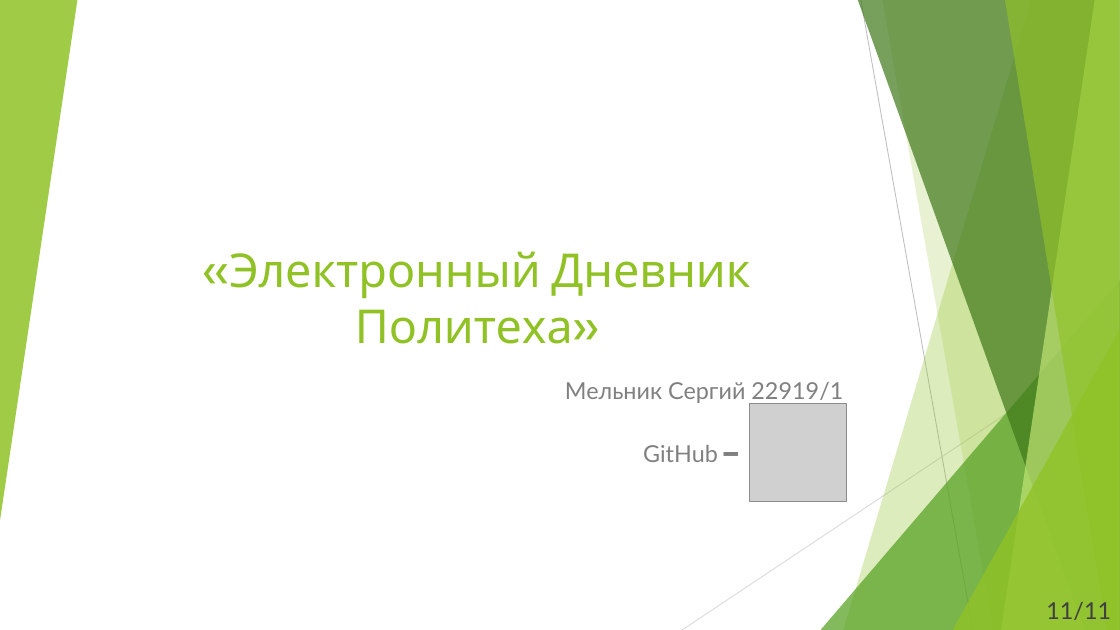
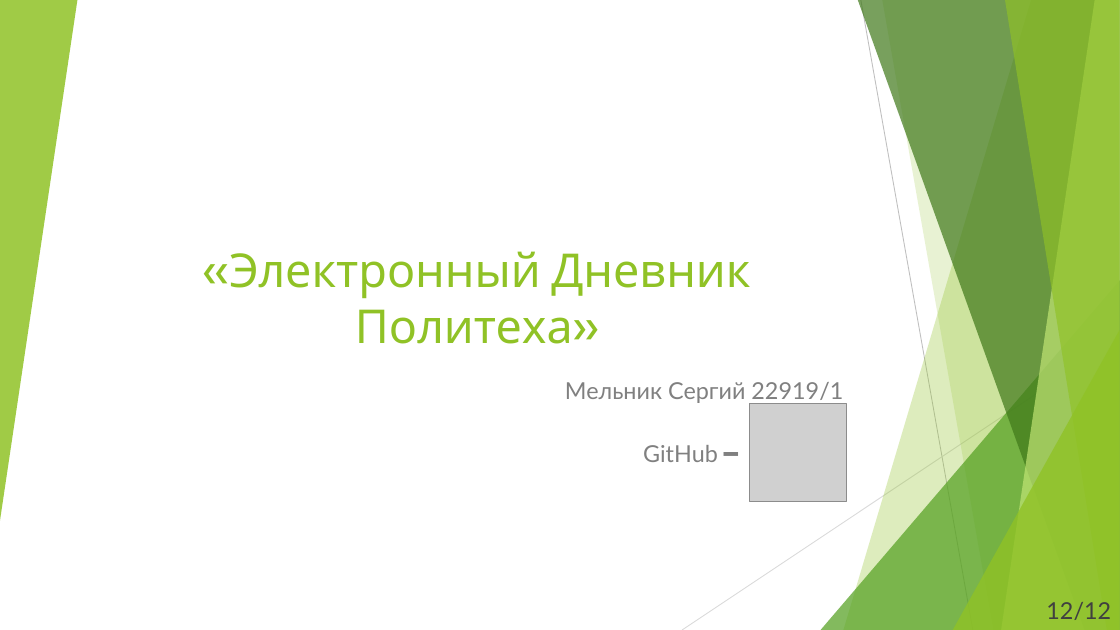
Before and after one commit to AlfaToad/MDK, a slide deck: slide 12 of documents/Электроный Дневник Политеха.pptx. Drawn at 1120x630 pixels with LibreOffice and Linux fonts; fonts in the diff are those of the drawing; grey boxes stand for pictures. Boxes give left, top, right and bottom in pixels: in the first picture for what was removed or moved away, otherwise in the second. Text is boxed around its words. In the diff, an @@ line names an element or a change of style, - is before the commit and + after.

```diff
--- a/documents/Электроный Дневник Политеха.pptx
+++ b/documents/Электроный Дневник Политеха.pptx
@@ text at box(1046, 602, 1111, 620): text changed @@
-11/11
+12/12
```
Also in this commit, not shown: 10 other slides changed.
